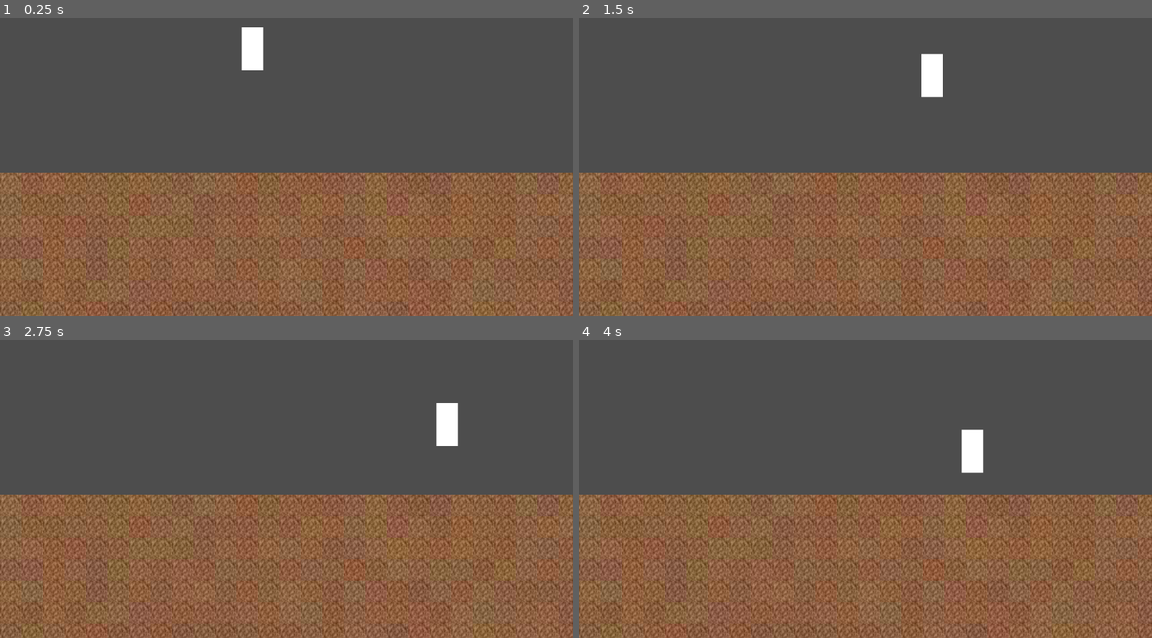
Above: before the commit, frames 1-4 (two rows, left to right).
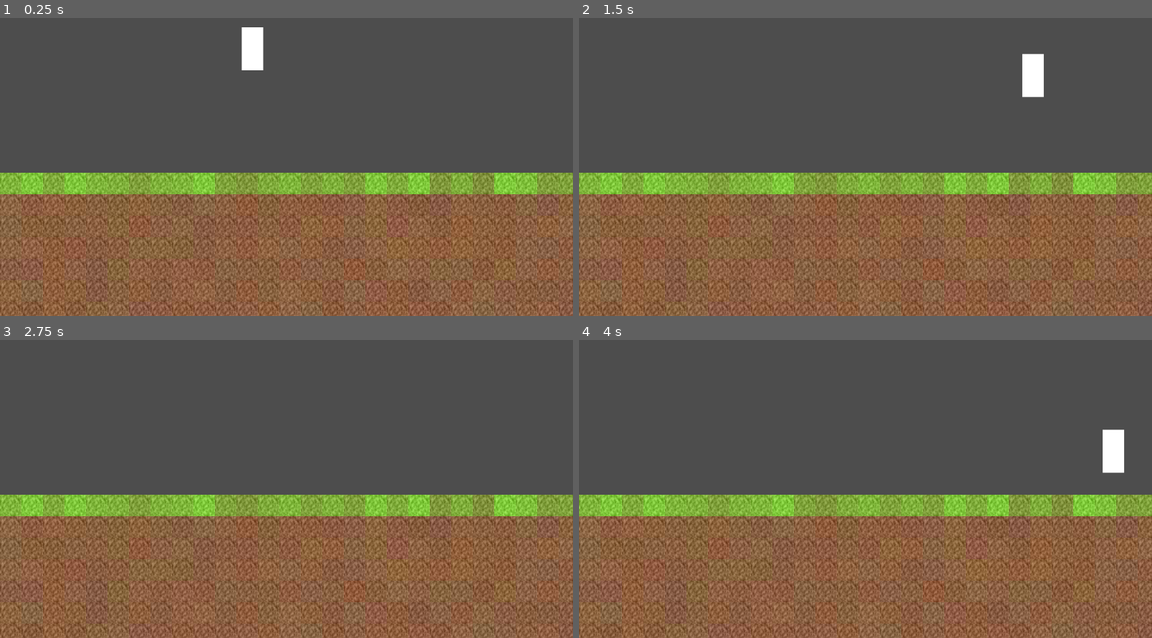
Above: after the commit, the same moments.

Repository: jadenhensley/magic_game
Game: Godot game, scene res://node_2d_scene.tscn
Same seed, same stepped clock (60 frames per second), same inputs: the game is played once before the commit and once after it.
Inputs:
- Up to frame 1 (0.25 s): no input
- Up to frame 2 (1.5 s): hold D (right) 0.53-1.28 s; hold Shift (run, bound only after the commit) 0.53-1.28 s; hold S (down) from 1.28 s (still down); tap Shift (run, bound only after the commit) at 1.35 s
- Up to frame 3 (2.75 s): release S (down) at 2.03 s; hold D (right) from 2.03 s (still down); hold Shift (run, bound only after the commit) from 2.03 s (still down)
- Up to frame 4 (4 s): release D (right) at 2.78 s; release Shift (run, bound only after the commit) at 2.78 s; hold W (up) 2.78-3.53 s; tap Shift (run, bound only after the commit) at 2.85 s; hold A (left) from 3.53 s (still down); hold Shift (run, bound only after the commit) from 3.53 s (still down)

The runs differ from the first frame. In frame 1, 7.2% of the frame differs, in the area x 0-100%, y 51-60%; in frame 2, 8.3%; in frame 3, 7.8%; in frame 4, 8.3%, in the area x 0-100%, y 30-60%.

Commit message:
added grass.

Diff:
--- a/GroundConstructor.gd
+++ b/GroundConstructor.gd
@@ -2,26 +2,42 @@
 
 const GROUND_TILE_SIZE := 48
 
-func spawn_ground_tile(x: int, y: int) -> void:
+func spawn_ground_tile(x: int, y: int, color = null) -> void:
 	var groundtile_scene = load("ground_scene.tscn")
 	var groundtile = groundtile_scene.instantiate()
 
 	var color_rect = groundtile.get_node("ColorRect")
-	color_rect.color = Color(
-		float(139+randi_range(0,20))/255,
-		float(69+randi_range(0,20))/255,
-		float(19+randi_range(0,20))/255
-	)
+
+	if (color == null):
+		color_rect.color = Color(
+			float(139+randi_range(0,20))/255,
+			float(69+randi_range(0,20))/255,
+			float(19+randi_range(0,20))/255
+		)
+	else:
+		color_rect.color = color
 
 	groundtile.position = Vector2i(x, y)
 
 	add_child(groundtile)
 
 # Called when the node enters the scene tree for the first time.
+
+
 func _ready():
+
+
 	for iy in range(12):
 		for ix in range(50):
-			spawn_ground_tile(ix*GROUND_TILE_SIZE,400+iy*GROUND_TILE_SIZE)
+			if (iy > 0):
+				spawn_ground_tile(ix*GROUND_TILE_SIZE,400+iy*GROUND_TILE_SIZE)
+			else:
+				var color = Color(
+					float(129)/255,
+					float(randi_range(150,255))/255,
+					float(19)/255
+				)
+				spawn_ground_tile(ix*GROUND_TILE_SIZE,400+iy*GROUND_TILE_SIZE, color)
 
 
 # Called every frame. 'delta' is the elapsed time since the previous frame.
--- a/Player.gd
+++ b/Player.gd
@@ -15,6 +15,7 @@
 	COLLISION_WITH_OBJECT
 }
 
+const BASE_SPEED = 5.0
 
 @onready var direction: Vector2i = Vector2i(0, 0)
 @onready var speed: Vector2 = Vector2(5.0, 5.0)
@@ -22,6 +23,8 @@
 @onready var player_status_vertical = PlayerState.PLAYER_IN_AIR
 @onready var collisions_types: Array[CollisionType] = []
 @onready var collisions_positions: Array[Vector2i] = []
+
+@export var DEBUG: bool
 
 func _ready() -> void:
 	pass
@@ -42,7 +45,8 @@
 
 func _on_area_2d_area_entered(area):
 	if area.is_in_group("ground_tile"):
-		print("colliding with ground at [x: ", position.x, "| y: ", position.y, "]")
+		if DEBUG:
+			print("colliding with ground at [x: ", position.x, ", y: ", position.y, "]")
 		collisions_positions.append(Vector2i(position.x, position.y))
 		collisions_types.append(CollisionType.COLLISION_WITH_GROUND)
 
@@ -51,6 +55,10 @@
 func _process(delta) -> void:
 	direction = get_input_direction_xy()
 
+	if (Input.get_action_strength("run")):
+		speed.x = BASE_SPEED * 2
+	else:
+		speed.x = BASE_SPEED
 
 	move_local_x(direction.x * speed.x, true)
 
--- a/ground_scene.tscn
+++ b/ground_scene.tscn
@@ -1,6 +1,6 @@
 [gd_scene load_steps=3 format=3 uid="uid://dej2gn3pb88d8"]
 
-[ext_resource type="Texture2D" uid="uid://bdmlv2utx1qad" path="res://assets/dirt.png" id="1_t8vwg"]
+[ext_resource type="Texture2D" uid="uid://bdmlv2utx1qad" path="res://Assets/dirt.png" id="1_t8vwg"]
 
 [sub_resource type="RectangleShape2D" id="RectangleShape2D_abd3f"]
 size = Vector2(48, 48)
--- a/node_2d_scene.tscn
+++ b/node_2d_scene.tscn
@@ -13,6 +13,7 @@
 [node name="Player" type="Node2D" parent="."]
 position = Vector2(540, 63)
 script = ExtResource("2_c54bl")
+DEBUG = true
 metadata/_edit_group_ = true
 
 [node name="ColorRect" type="ColorRect" parent="Player"]
--- a/project.godot
+++ b/project.godot
@@ -46,6 +46,11 @@
 , Object(InputEventKey,"resource_local_to_scene":false,"resource_name":"","device":-1,"window_id":0,"alt_pressed":false,"shift_pressed":false,"ctrl_pressed":false,"meta_pressed":false,"pressed":false,"keycode":0,"physical_keycode":4194321,"key_label":0,"unicode":0,"echo":false,"script":null)
 ]
 }
+run={
+"deadzone": 0.5,
+"events": [Object(InputEventKey,"resource_local_to_scene":false,"resource_name":"","device":-1,"window_id":0,"alt_pressed":false,"shift_pressed":false,"ctrl_pressed":false,"meta_pressed":false,"pressed":false,"keycode":0,"physical_keycode":4194325,"key_label":0,"unicode":0,"echo":false,"script":null)
+]
+}
 
 [rendering]
 
Not shown, changed: Assets/Images/Bushes.png.import
Not shown, changed: Assets/dirt.png.import
